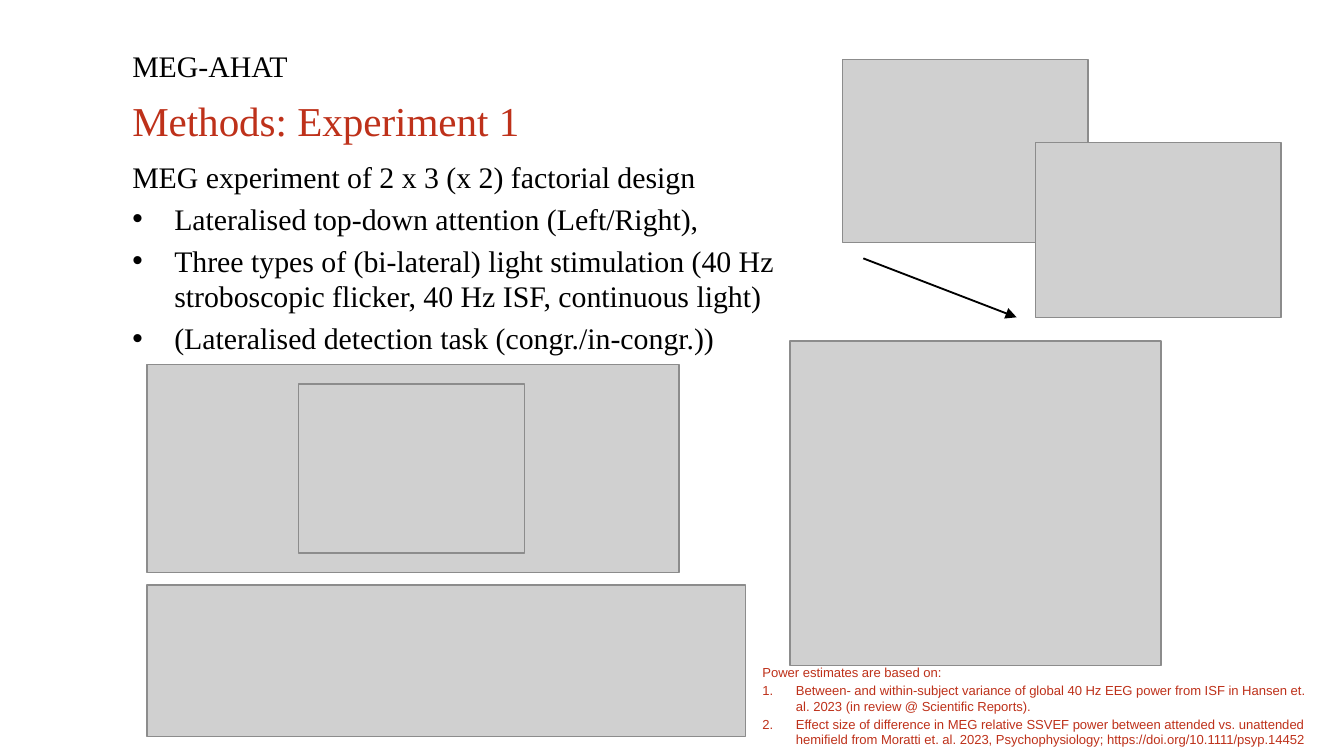
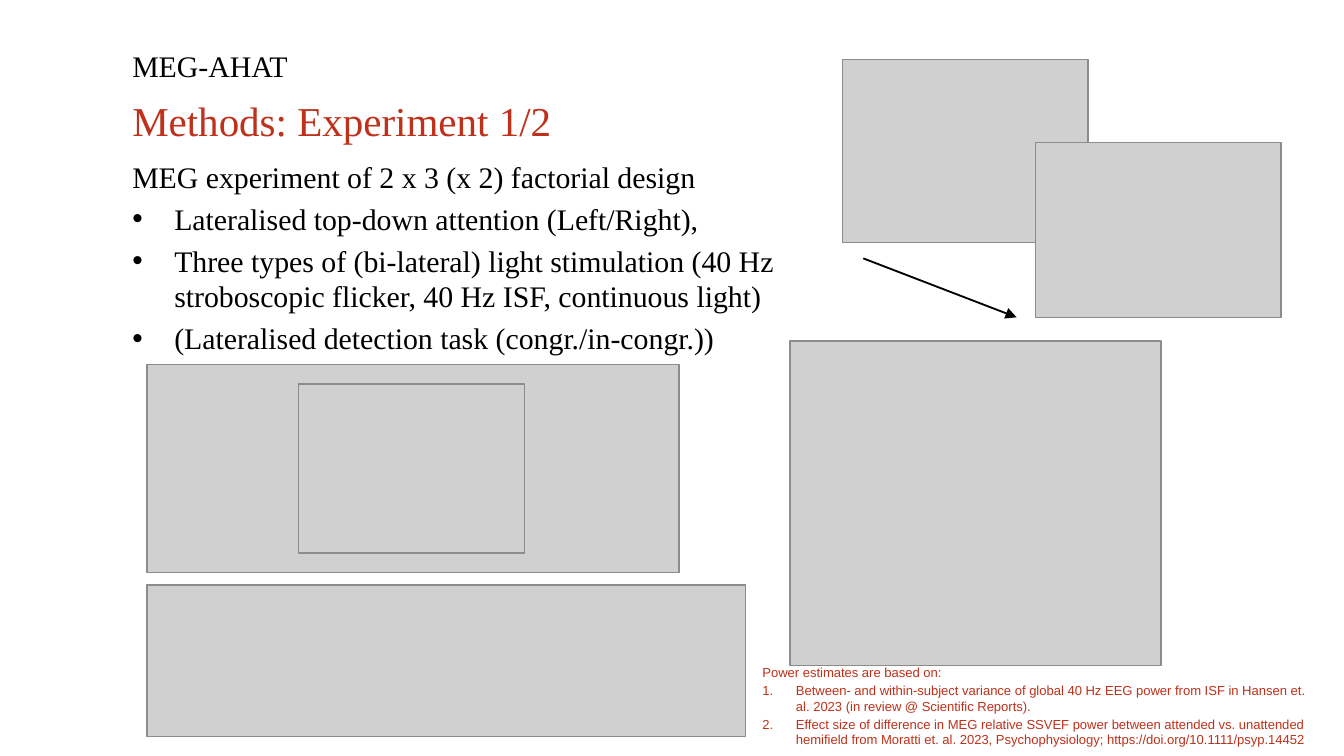
Before and after one commit to henneysq/meg-ahat, a slide deck: slide 4 of protocol/Invisible-Flicker_aka_MEG-AHAT_project_PPM.pptx. Drawn at 1344x756 pixels with LibreOffice and Linux fonts; fonts in the diff are those of the drawing; grey boxes stand for pictures; background and template pictures are left out. Boxes give left, top, right and bottom in pixels: in the first picture for what was removed or moved away, otherwise in the second. Text is boxed around its words. In the diff, an @@ line names an element or a change of style, - is before the commit and + after.

```diff
--- a/protocol/Invisible-Flicker_aka_MEG-AHAT_project_PPM.pptx
+++ b/protocol/Invisible-Flicker_aka_MEG-AHAT_project_PPM.pptx
@@ text at [132,107,551,144]: text changed @@
-Methods: Experiment 1
+Methods: Experiment 1/2
```
Also in this commit, not shown: 2 other slides changed.
